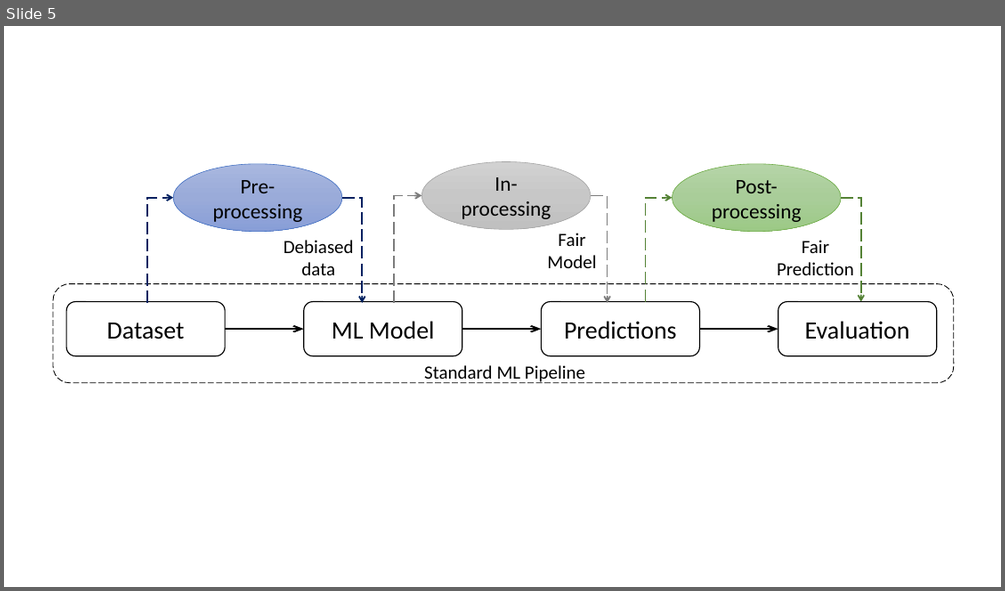
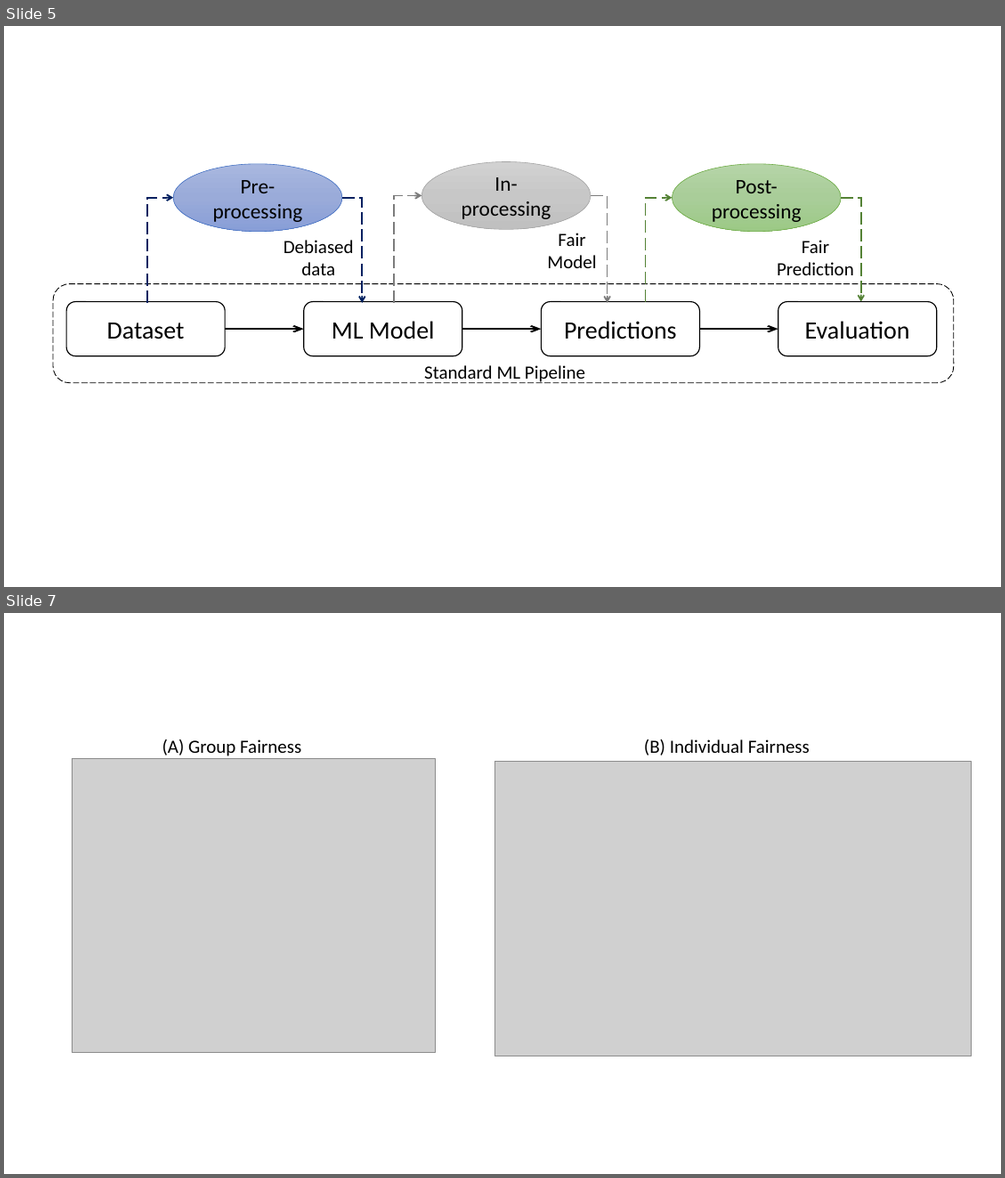
Before and after one commit to bhavyaghai/Cascaded-Debiasing, a slide deck: figures/cascade figures.pptx. Shown one above the other, each under a label of ours: slide 5 before the commit, slides 5 and 7 after it; the slides between them are not shown. The pictures are 1005x591 and 1005x1178 pixels, drawn with LibreOffice and Linux fonts; fonts in the diff are those of the drawing; grey boxes stand for pictures. Boxes give left, top, right and bottom in pixels: in the first picture for what was removed or moved away, otherwise in the second. Text is boxed around its words. In the diff, an @@ line names an element or a change of style, - is before the commit and + after.

Commit message:
group individual fairness plots

```diff
--- a/figures/cascade figures.pptx
+++ b/figures/cascade figures.pptx
@@ slide 7 added at (x1=4, y1=613, x2=1001, y2=1174), background #FFFFFF @@
@@ group added at (x1=72, y1=739, x2=971, y2=1055): 2 texts, 2 pictures @@
+(A) Group Fairness
+(B) Individual Fairness
```
Also in this commit, not shown: 16 other files.
